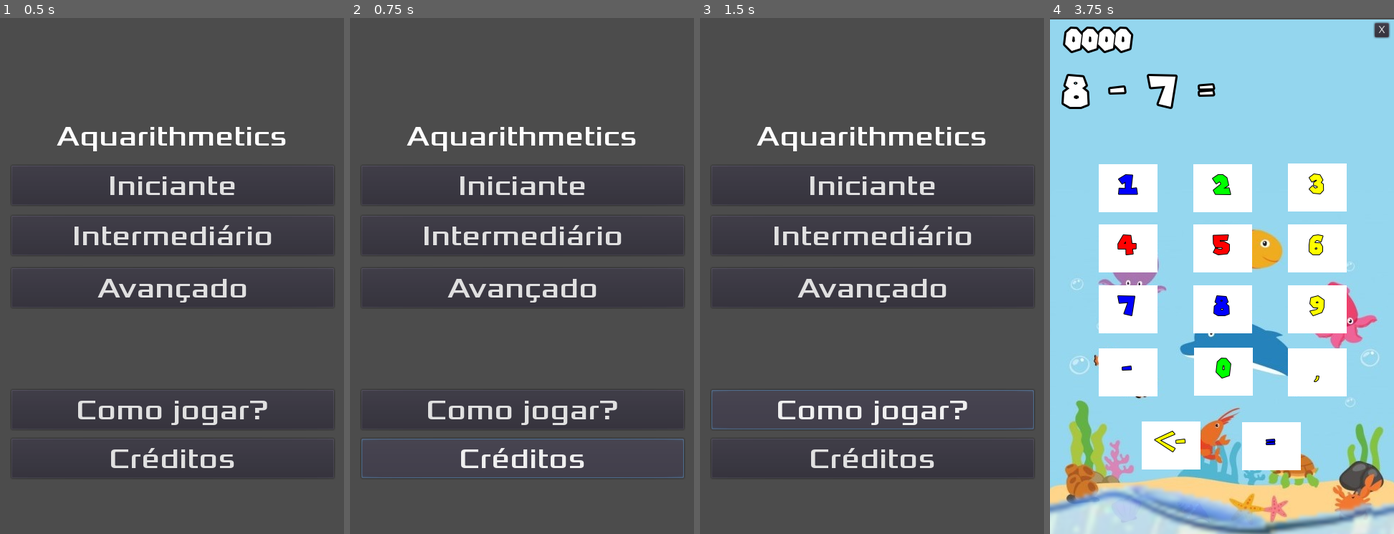
Above: before the commit, frames 1-4 (left to right).
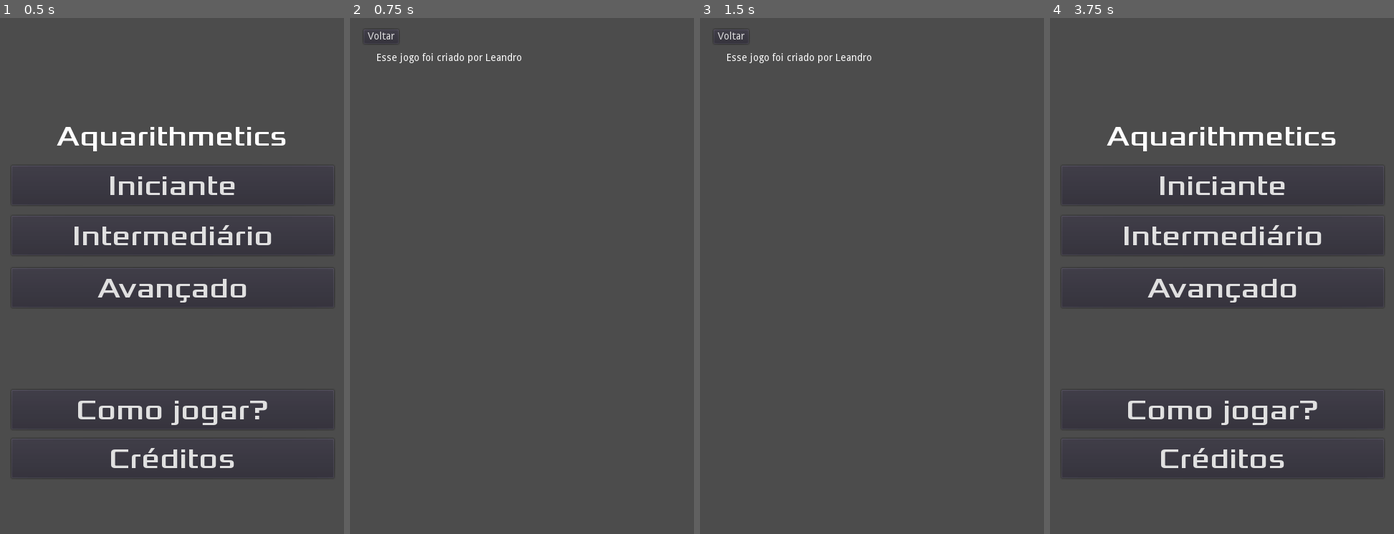
Above: after the commit, the same moments.

Repository: leandroruisjbv/aquarithmetics
Game: Godot game, scene res://cenas/Principal.tscn
The game is run twice, just before and just after one commit, with the same random seed, the same clock (stepped at 60 frames per second) and the same inputs.
Inputs (mouse positions are in pixels of both pictures, inside the frame that each line leads up to):
- Up to frame 1 (0.5 s): no input
- Up to frame 2 (0.75 s): click "Créditos" at 0.5 s
- Up to frame 3 (1.5 s): click (872, 410) at 1.25 s, where only the run before the commit has a clickable "Como jogar?"
- Up to frame 4 (3.75 s): click (1222, 410) at 2 s, where only the run before the commit has a clickable "Como jogar?"; click (1222, 183) at 2.75 s, where only the run before the commit has a clickable "Iniciante"; click (1080, 38) at 3.5 s, where only the run after the commit has a clickable "Voltar"

Frame 1 is identical in both runs. In frame 2, 5.2% of the frame differs, in the area x 3-98%, y 2-90%; in frame 3, 5.2%; in frame 4, 99%, in the area x 0-100%, y 0-100%.
Error before the commit: Attempt to call function 'mostrar_creditos' in base 'null instance' on a null instance. (res://scripts/Principal.gd:98)

Commit message:
Correções diversas
Um bug fazia com que, em uma segunda rodada, a função de game_over, nunca fosse alcançada. O erro era ocasionado por um efeito de física, descrito da seguinte maneira: O objeto "ondas", ao colidir com o objeto "teto", perdia força e desacelerava, enquanto o teto, ganhava força, e consequente movimento. Um objeto estático foi colocado acima do teto pra impedir sua aceleração. Não é a soluão mais elegante, mas foi a mais pragmática.
Ajustes finos na velocidade e remoção da função ofende_jogador por algo mais positivo e pedagógico.

Diff:
--- a/cenas/Agua.tscn
+++ b/cenas/Agua.tscn
@@ -47,13 +47,26 @@
 contact_monitor = true
 can_sleep = false
 
-[node name="CollisionShape2D" type="CollisionShape2D" parent="Topo"]
-position = Vector2( 1.25995, -153.952 )
+[node name="CollisionTopo" type="CollisionShape2D" parent="Topo"]
+position = Vector2( -15.2537, -117.76 )
+shape = SubResource( 1 )
+
+[node name="GambiDoBigu" type="RigidBody2D" parent="."]
+collision_layer = 3
+mode = 1
+gravity_scale = 0.0
+contacts_reported = 1
+contact_monitor = true
+can_sleep = false
+
+[node name="CollisionTopo" type="CollisionShape2D" parent="GambiDoBigu"]
+position = Vector2( -15.2537, -194.004 )
 shape = SubResource( 1 )
 
 [node name="Ondas" type="KinematicBody2D" parent="."]
 modulate = Color( 1, 1, 1, 0.827451 )
-position = Vector2( 0, 200 )
+position = Vector2( 0, 2.59167 )
+collision_layer = 3
 script = ExtResource( 16 )
 __meta__ = {
 "_edit_group_": true
@@ -63,10 +76,11 @@
 position = Vector2( 0, 240 )
 frames = SubResource( 2 )
 animation = "ondulações"
-frame = 3
+frame = 11
 playing = true
 
 [node name="CollisionShape2D" type="CollisionShape2D" parent="Ondas"]
 position = Vector2( -2.4548, -18.7529 )
 shape = SubResource( 3 )
 [connection signal="body_entered" from="Topo" to="." method="_on_Topo_body_entered"]
+[connection signal="body_entered" from="GambiDoBigu" to="." method="_on_Topo_body_entered"]
--- a/cenas/Jogador.tscn
+++ b/cenas/Jogador.tscn
@@ -42,11 +42,11 @@
 "Teclado",
 ]]
 margin_left = 67.727
-margin_top = 203.564
+margin_top = 252.564
 margin_right = 149.727
-margin_bottom = 270.564
-custom_styles/normal = SubResource( 5 )
-custom_fonts/font = SubResource( 4 )
+margin_bottom = 319.564
+custom_styles/normal = SubResource( 1 )
+custom_fonts/font = SubResource( 2 )
 text = "1"
 __meta__ = {
 "_edit_use_anchors_": false
@@ -56,11 +56,11 @@
 "Teclado",
 ]]
 margin_left = 200.417
-margin_top = 203.782
+margin_top = 252.782
 margin_right = 282.417
-margin_bottom = 270.782
-custom_styles/normal = SubResource( 5 )
-custom_fonts/font = SubResource( 4 )
+margin_bottom = 319.782
+custom_styles/normal = SubResource( 1 )
+custom_fonts/font = SubResource( 2 )
 text = "2"
 __meta__ = {
 "_edit_use_anchors_": false
@@ -70,11 +70,11 @@
 "Teclado",
 ]]
 margin_left = 332.452
-margin_top = 203.0
+margin_top = 252.0
 margin_right = 414.452
-margin_bottom = 270.0
-custom_styles/normal = SubResource( 5 )
-custom_fonts/font = SubResource( 4 )
+margin_bottom = 319.0
+custom_styles/normal = SubResource( 1 )
+custom_fonts/font = SubResource( 2 )
 text = "3"
 __meta__ = {
 "_edit_use_anchors_": false
@@ -84,11 +84,11 @@
 "Teclado",
 ]]
 margin_left = 67.5087
-margin_top = 288.09
+margin_top = 337.09
 margin_right = 149.509
-margin_bottom = 355.09
-custom_styles/normal = SubResource( 5 )
-custom_fonts/font = SubResource( 4 )
+margin_bottom = 404.09
+custom_styles/normal = SubResource( 1 )
+custom_fonts/font = SubResource( 2 )
 text = "4"
 __meta__ = {
 "_edit_use_anchors_": false
@@ -98,11 +98,11 @@
 "Teclado",
 ]]
 margin_left = 200.417
-margin_top = 287.526
+margin_top = 336.526
 margin_right = 282.417
-margin_bottom = 354.526
-custom_styles/normal = SubResource( 5 )
-custom_fonts/font = SubResource( 4 )
+margin_bottom = 403.526
+custom_styles/normal = SubResource( 1 )
+custom_fonts/font = SubResource( 2 )
 text = "5"
 __meta__ = {
 "_edit_use_anchors_": false
@@ -112,11 +112,11 @@
 "Teclado",
 ]]
 margin_left = 331.579
-margin_top = 287.653
+margin_top = 336.653
 margin_right = 413.579
-margin_bottom = 354.653
-custom_styles/normal = SubResource( 5 )
-custom_fonts/font = SubResource( 4 )
+margin_bottom = 403.653
+custom_styles/normal = SubResource( 1 )
+custom_fonts/font = SubResource( 2 )
 text = "6"
 __meta__ = {
 "_edit_use_anchors_": false
@@ -126,11 +126,11 @@
 "Teclado",
 ]]
 margin_left = 67.999
-margin_top = 373.089
+margin_top = 422.089
 margin_right = 149.999
-margin_bottom = 440.089
-custom_styles/normal = SubResource( 5 )
-custom_fonts/font = SubResource( 4 )
+margin_bottom = 489.089
+custom_styles/normal = SubResource( 1 )
+custom_fonts/font = SubResource( 2 )
 text = "7"
 __meta__ = {
 "_edit_use_anchors_": false
@@ -140,11 +140,11 @@
 "Teclado",
 ]]
 margin_left = 200.326
-margin_top = 373.307
+margin_top = 422.307
 margin_right = 282.326
-margin_bottom = 440.307
-custom_styles/normal = SubResource( 5 )
-custom_fonts/font = SubResource( 4 )
+margin_bottom = 489.307
+custom_styles/normal = SubResource( 1 )
+custom_fonts/font = SubResource( 2 )
 text = "8"
 __meta__ = {
 "_edit_use_anchors_": false
@@ -154,11 +154,11 @@
 "Teclado",
 ]]
 margin_left = 331.797
-margin_top = 372.871
+margin_top = 421.871
 margin_right = 413.797
-margin_bottom = 439.871
-custom_styles/normal = SubResource( 5 )
-custom_fonts/font = SubResource( 4 )
+margin_bottom = 488.871
+custom_styles/normal = SubResource( 1 )
+custom_fonts/font = SubResource( 2 )
 text = "9"
 __meta__ = {
 "_edit_use_anchors_": false
@@ -168,11 +168,11 @@
 "Teclado",
 ]]
 margin_left = 200.889
-margin_top = 459.869
+margin_top = 508.869
 margin_right = 282.889
-margin_bottom = 526.869
-custom_styles/normal = SubResource( 5 )
-custom_fonts/font = SubResource( 4 )
+margin_bottom = 575.869
+custom_styles/normal = SubResource( 1 )
+custom_fonts/font = SubResource( 2 )
 text = "0"
 __meta__ = {
 "_edit_use_anchors_": false
@@ -182,11 +182,11 @@
 "Teclado",
 ]]
 margin_left = 68.4177
-margin_top = 460.997
+margin_top = 509.997
 margin_right = 150.418
-margin_bottom = 527.997
-custom_styles/normal = SubResource( 5 )
-custom_fonts/font = SubResource( 4 )
+margin_bottom = 576.997
+custom_styles/normal = SubResource( 1 )
+custom_fonts/font = SubResource( 2 )
 text = "-"
 __meta__ = {
 "_edit_use_anchors_": false
@@ -196,11 +196,11 @@
 "Teclado",
 ]]
 margin_left = 331.579
-margin_top = 460.869
+margin_top = 509.869
 margin_right = 413.579
-margin_bottom = 527.869
-custom_styles/normal = SubResource( 5 )
-custom_fonts/font = SubResource( 4 )
+margin_bottom = 576.869
+custom_styles/normal = SubResource( 1 )
+custom_fonts/font = SubResource( 2 )
 text = ","
 __meta__ = {
 "_edit_use_anchors_": false
@@ -210,11 +210,11 @@
 "Teclado",
 ]]
 margin_left = 128.198
-margin_top = 562.985
+margin_top = 602.985
 margin_right = 210.198
-margin_bottom = 629.985
-custom_styles/normal = SubResource( 5 )
-custom_fonts/font = SubResource( 4 )
+margin_bottom = 669.985
+custom_styles/normal = SubResource( 1 )
+custom_fonts/font = SubResource( 2 )
 text = "<-"
 __meta__ = {
 "_edit_use_anchors_": false
@@ -224,11 +224,11 @@
 "Teclado",
 ]]
 margin_left = 267.58
-margin_top = 563.793
+margin_top = 603.793
 margin_right = 349.58
-margin_bottom = 630.793
-custom_styles/normal = SubResource( 5 )
-custom_fonts/font = SubResource( 4 )
+margin_bottom = 670.793
+custom_styles/normal = SubResource( 1 )
+custom_fonts/font = SubResource( 2 )
 text = "="
 __meta__ = {
 "_edit_use_anchors_": false
@@ -238,10 +238,10 @@
 anchor_left = 0.5
 anchor_right = 0.5
 margin_left = -221.5
-margin_top = 80.0
+margin_top = 71.0
 margin_right = 249.5
-margin_bottom = 144.0
-custom_fonts/font = SubResource( 6 )
+margin_bottom = 135.0
+custom_fonts/font = SubResource( 3 )
 text = "29 + 29 = 0000"
 __meta__ = {
 "_edit_use_anchors_": false
--- a/scripts/Agua.gd
+++ b/scripts/Agua.gd
@@ -12,6 +12,8 @@
 func start():
 	$Ondas.start()
 	show()
+	$Topo/CollisionTopo.disabled = false
+	get_node("Topo/CollisionTopo").disabled= false
 
 func stop():
 	$Ondas.stop()
--- a/scripts/Ondas.gd
+++ b/scripts/Ondas.gd
@@ -4,7 +4,7 @@
 
 signal colidiu
 
-export (float) var speed = 0.3 # Muito carinho com esse valor
+export (float) var speed = 0.23 # Muito carinho com esse valor
 export (int) var gravity = -1
 var velocity = Vector2()
 var not_stoped = false
@@ -19,6 +19,7 @@
 	not_stoped = false
 	velocity.y = 0
 
+
 func _physics_process(delta):
 	if not_stoped :
 		velocity = move_and_slide(velocity, Vector2.UP)
@@ -29,7 +30,7 @@
 func processa_sinais(sinal: String):
 	if not_stoped :
 		if sinal == ("acertou"):
-			position.y = position.y + 20
+			position.y = 0 if position.y >= 700 else position.y + 80
 			print("agua recebeu acerto")
 
 		if sinal == ("errou"):
--- a/scripts/Principal.gd
+++ b/scripts/Principal.gd
@@ -50,32 +50,39 @@
 
 func _on_Agua_certo():
 	combo += 1
-	$HUD.show_message(ofensa(false))
+	$HUD.show_message(motiva(true))
 	yield(get_tree().create_timer(1), "timeout")
 	$HUD/Mensagens.hide()
 
 func _on_Agua_errado():
 	combo = 0
-	$HUD.show_message(ofensa(true))
+	$HUD.show_message(motiva(false))
 	yield(get_tree().create_timer(1), "timeout")
 	$HUD/Mensagens.hide()
 
-func ofensa(errou : bool):
+func motiva(acertou : bool):
 	var fraco = rng.randi_range(0, 3) # Mero feedback.
 	var regular = rng.randi_range(3, 6) # Um certo desdém...
 	var genio = rng.randi_range(6, 9) # Um belo elogio!
 
+	var errada = rng.randi_range(0, 2) # Um belo elogio!
+
 	print(combo)
-	var array = ["Acertou!", "Isso", "Certinho", "correto", 4, 5, 6, 7, 8, 9]
-	array[4] = "Ah, acertou de novo?!"
-	array[5] = "Ui, acertante :p"
+	var vetor_erro = [0,1,2]
+	vetor_erro[0] = "Ops! Não foi dessa vez..."
+	vetor_erro[1] = "Não desista, tente de novo"
+	vetor_erro[2] = "Ah, que peninha. Continue tentando"
+
+	var array = ["Acertou!", "Isso ;)", "Certinho", "Correto", 4, 5, 6, 7, 8, 9]
+	array[4] = "Olha, acertou de novo!"
+	array[5] = "Muito bom! :p"
 	array[6] = "E o placar tá aumentando..."
-	array[7] = "Impossível, acertou mais uma!"
+	array[7] = "Incrível, acertou mais uma!"
 	array[8] = "Ah, mulék!!!"
 	array[9] = "Genial!!!"
 	var msg = ""
 
-	if errou : msg = "Não seja burro, besta!"
+	if !acertou : msg = vetor_erro[errada]
 	else : # Combos do lol
 		if combo < 3 : msg = "%s" % array[fraco]
 		elif combo > 6 : msg = "%s" % array[genio]
@@ -95,14 +102,14 @@
 
 
 func _on_HUD_about():
-	$"Créditos".mostrar_creditos()
+	$"Creditos".mostrar_creditos()
 	$HUD.apagar_luzes()
 	$HUD/QuitGame.hide()
 	pass # Replace with function body.
 
 
 func _on_HUD_instructions():
-	$"Instruções".mostrar_instrucoes()
+	$"Instrucoes".mostrar_instrucoes()
 	$HUD.apagar_luzes()
 	$HUD/QuitGame.hide()
 	pass # Replace with function body.
Not shown: 2 places in cenas/Jogador.tscn that only renumber resources
Not shown, changed: dist/Aquarithmetics v3.apk
